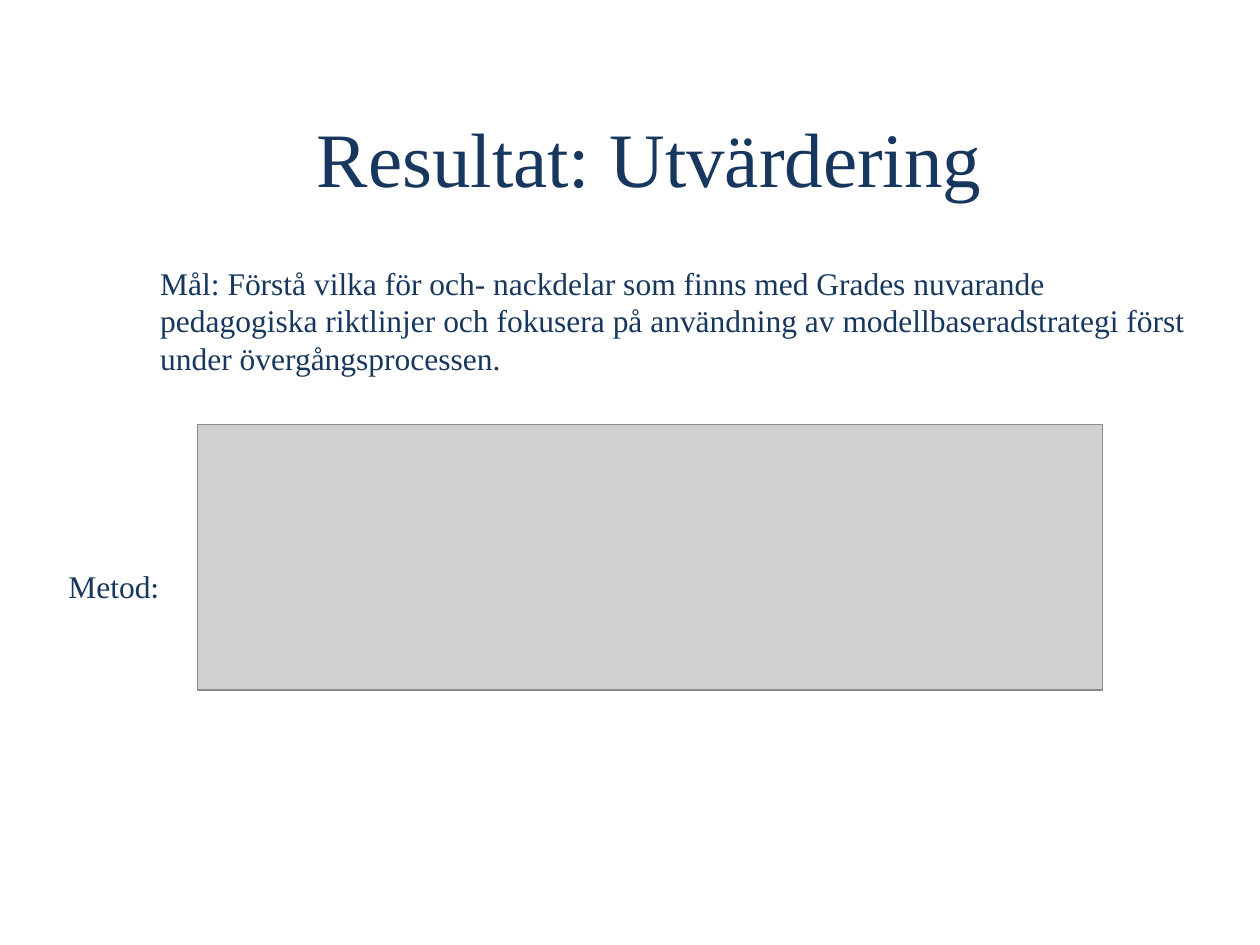
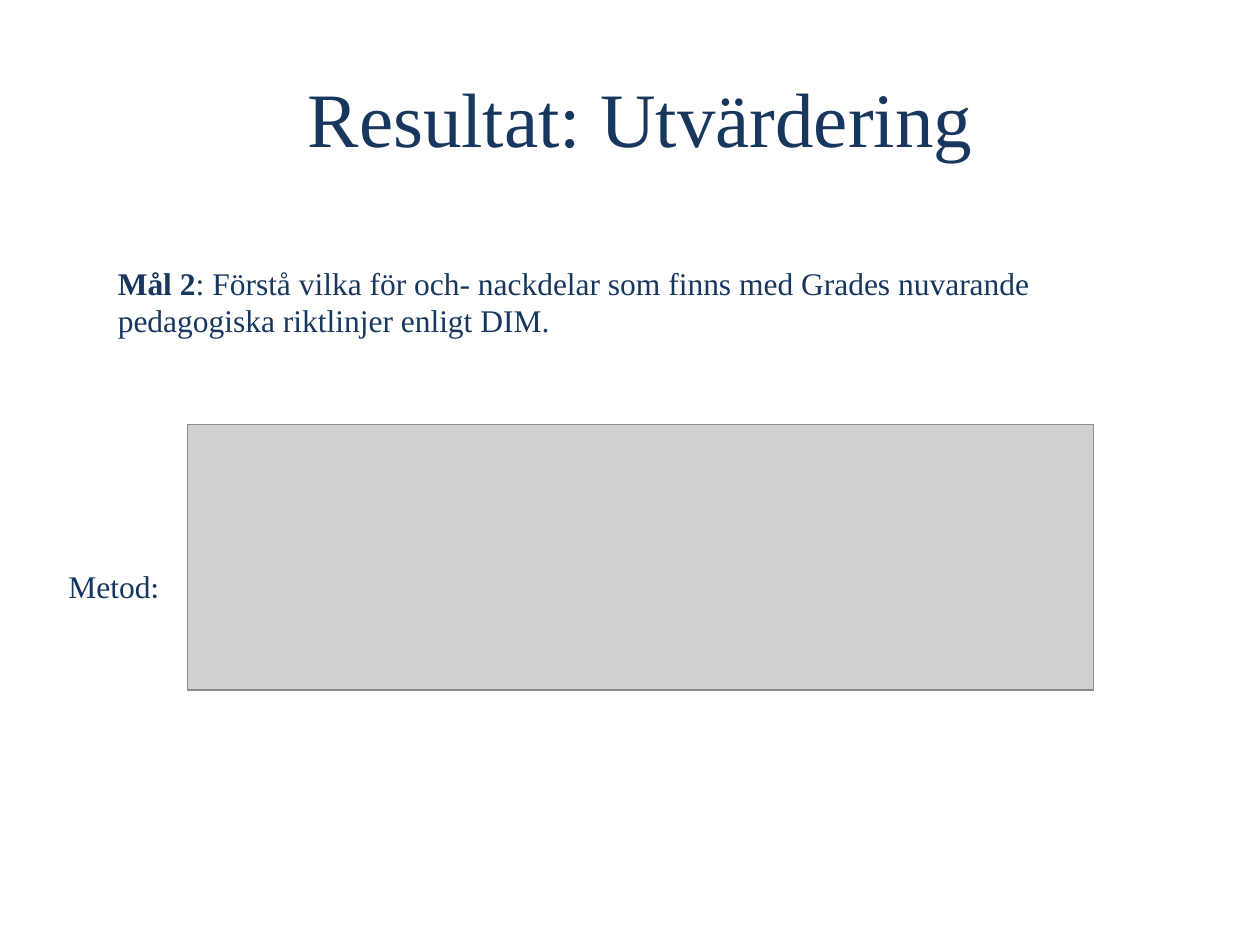
Before and after one commit to OliviaImner/thesis_document, a slide deck: slide 9 of Thesis/Presentation.pptx (slide 10 before the commit). Drawn at 1260x945 pixels with LibreOffice and Linux fonts; fonts in the diff are those of the drawing; grey boxes stand for pictures. Boxes give left, top, right and bottom in pixels: in the first picture for what was removed or moved away, otherwise in the second. Text is boxed around its words. In the diff, an @@ line names an element or a change of style, - is before the commit and + after.

```diff
--- a/Thesis/Presentation.pptx
+++ b/Thesis/Presentation.pptx
@@ title "Resultat: Utvärdering" moved from (x1=317, y1=133, x2=981, y2=202) to (x1=308, y1=93, x2=972, y2=162) @@
@@ text at (x1=118, y1=272, x2=1029, y2=339): text changed @@
-Mål: Förstå vilka för och- nackdelar som finns med Grades nuvarande pedagogiska riktlinjer och fokusera på användning av modellbaseradstrategi först under övergångsprocessen.
+Mål 2: Förstå vilka för och- nackdelar som finns med Grades nuvarande pedagogiska riktlinjer enligt DIM.
@@ picture moved from (x1=198, y1=425, x2=1104, y2=690) to (x1=188, y1=425, x2=1094, y2=690) @@
```
Also in this commit, not shown: 7 other slides changed, 2 slides added, 3 slides removed, 1 other file.
